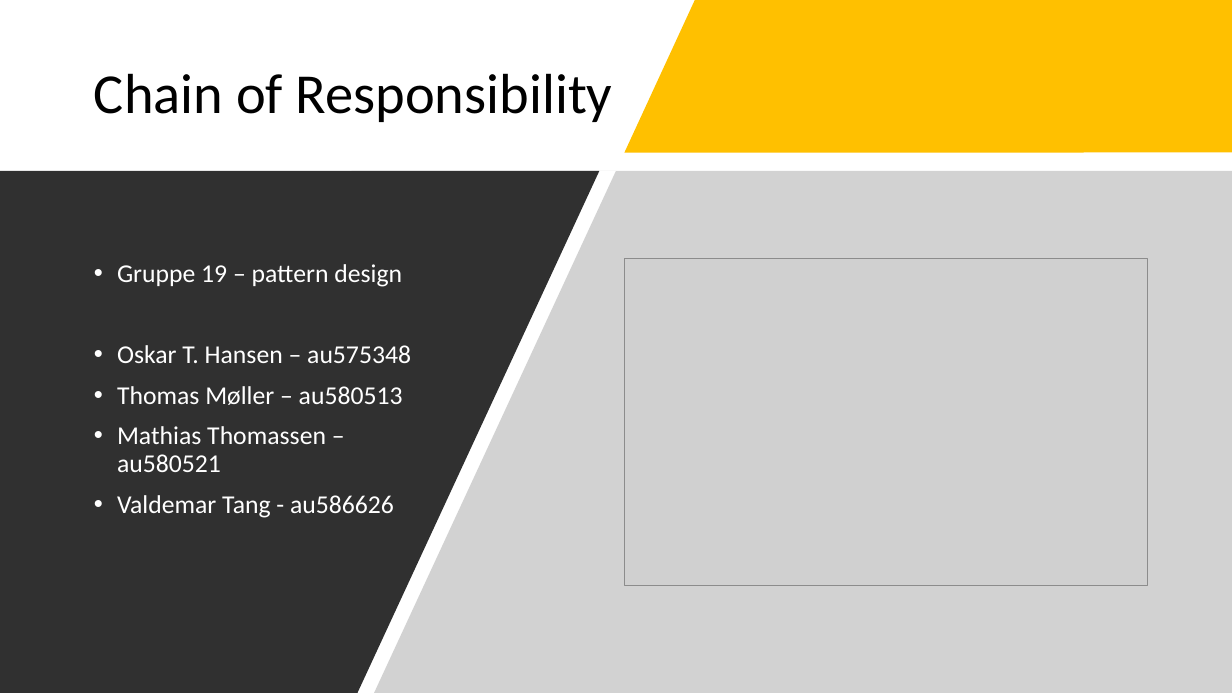
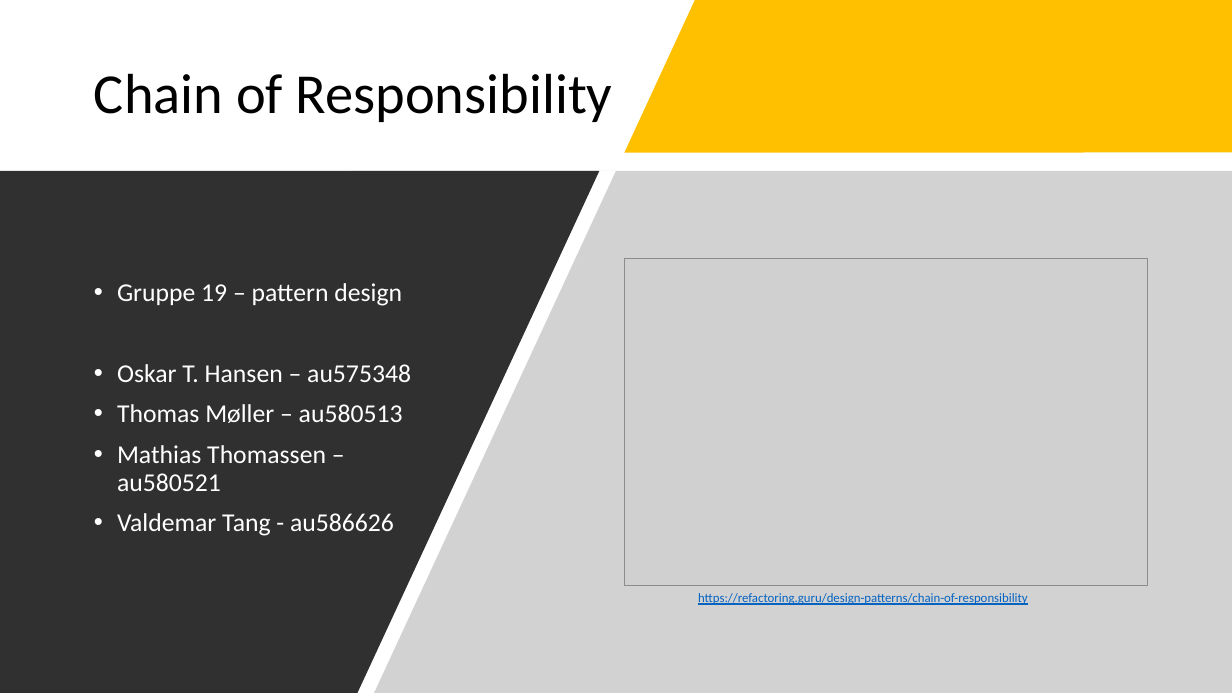
Before and after one commit to SWTGruppe29/ChainOfResponsibility, a slide deck: slide 1 of Chain of Responsibility.pptx. Drawn at 1232x693 pixels with LibreOffice and Linux fonts; fonts in the diff are those of the drawing; grey boxes stand for pictures. Boxes give left, top, right and bottom in pixels: in the first picture for what was removed or moved away, otherwise in the second. Text is boxed around its words. In the diff, an @@ line names an element or a change of style, - is before the commit and + after.

```diff
--- a/Chain of Responsibility.pptx
+++ b/Chain of Responsibility.pptx
@@ text "Gruppe 19 – pattern design": place and size @@
-text "Gruppe 19 – pattern design" at [117,264,411,518]
+text "Gruppe 19 – pattern design" at [117,283,411,536]
@@ text added at [698,593,1028,605], 10 pt, text #0563C1, underline @@
+https://refactoring.guru/design-patterns/chain-of-responsibility
```
Also in this commit, not shown: 1 other slide changed, 3 other files.
